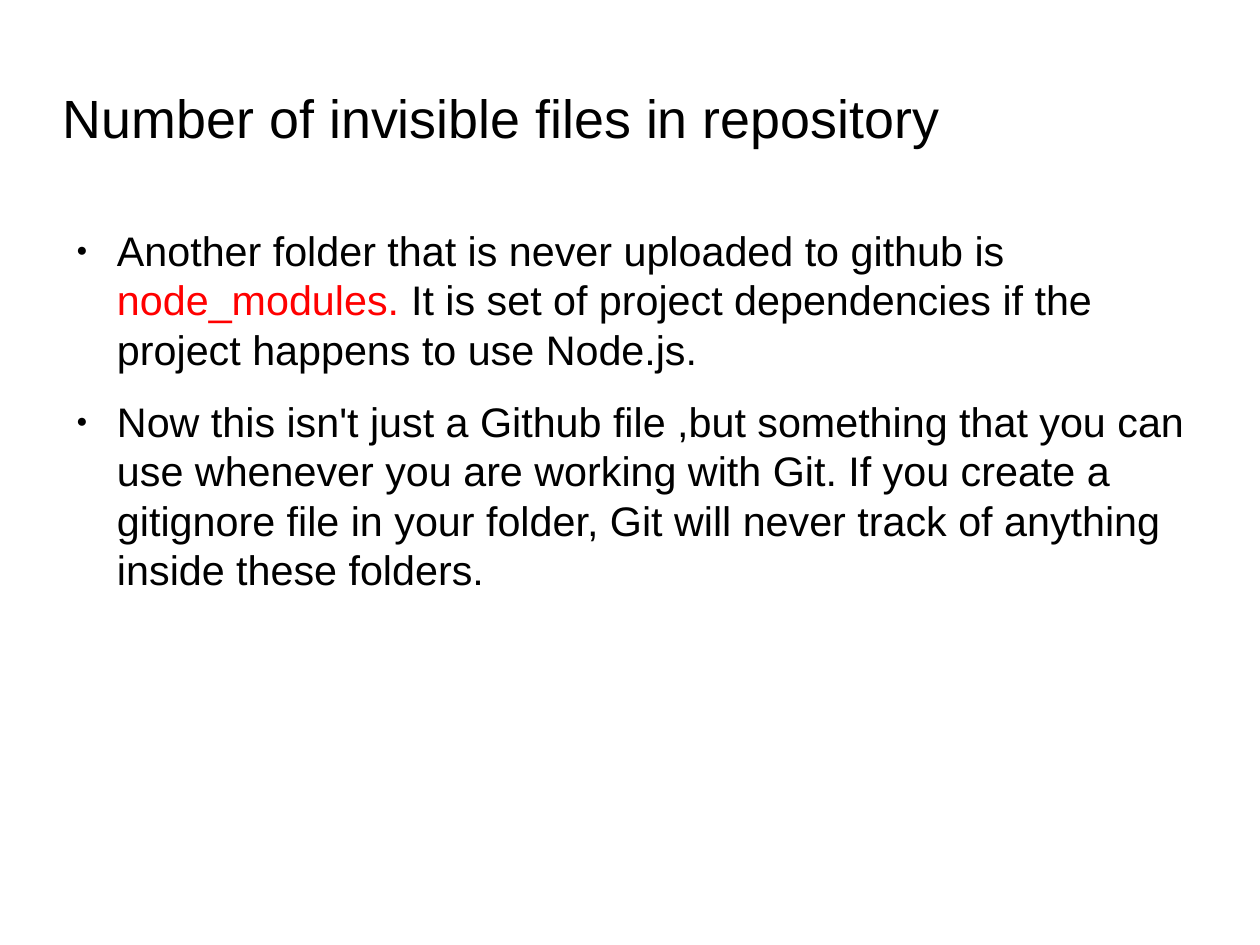
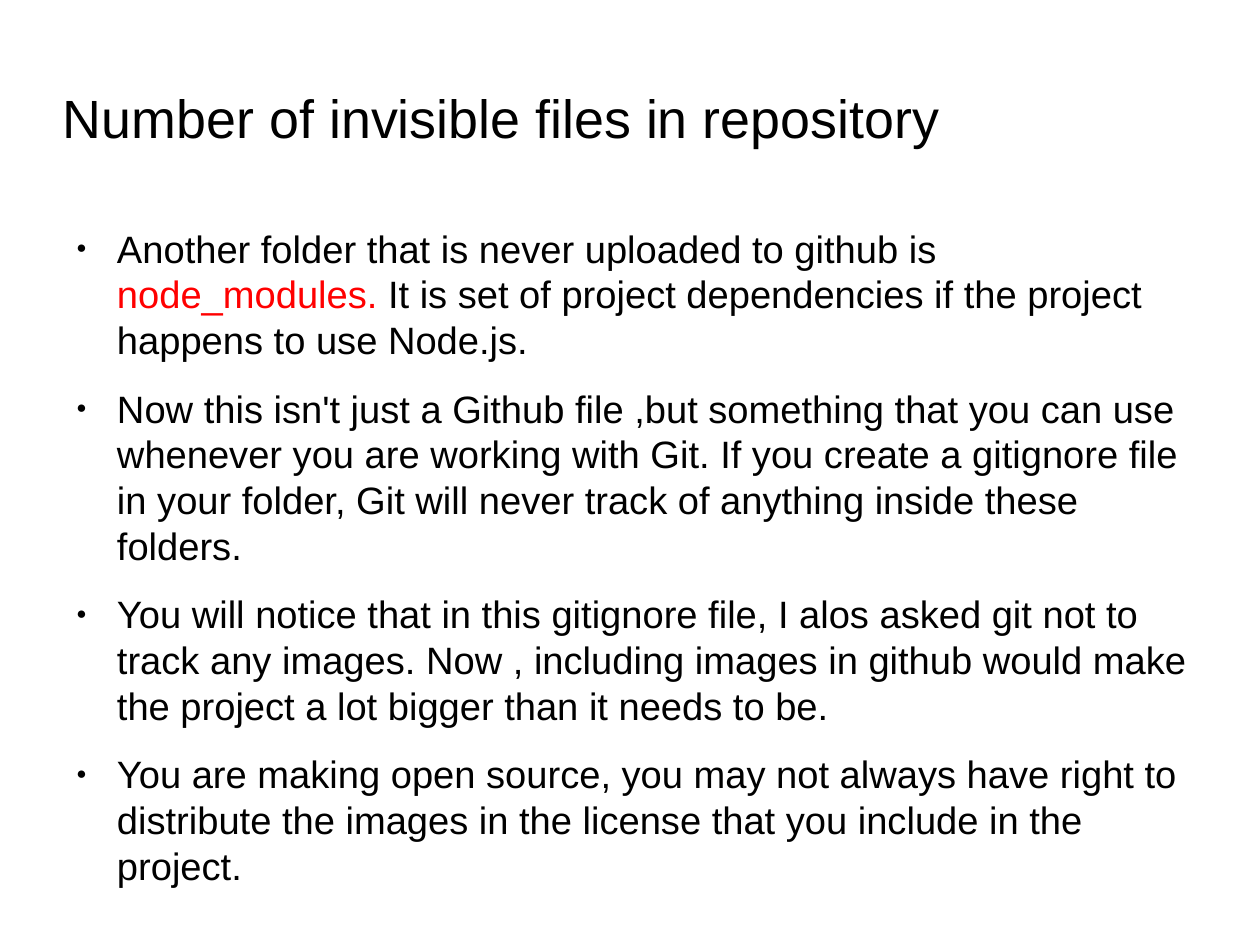
Before and after one commit to anumsh/Learning-Git-and-Github, a slide deck: slide 62 of git_and_GitHub.odp. Drawn at 1260x945 pixels with LibreOffice and Linux fonts; fonts in the diff are those of the drawing; background and template pictures are left out. Boxes give left, top, right and bottom in pixels: in the first picture for what was removed or moved away, otherwise in the second. Text is boxed around its words. In the diff, an @@ line names an element or a change of style, - is before the commit and + after.

```diff
--- a/git_and_GitHub.odp
+++ b/git_and_GitHub.odp
@@ text at box(117, 235, 1178, 561): size 26 to 24.1 pt in "Another folder that is never uploaded to ...", "Now this isn't just a Github file ..." @@
@@ text at box(117, 600, 1186, 888): paragraphs added @@
+● You will notice that in this gitignore file, I alos asked git not to track any images. Now , including images in github would make the project a lot bigger than it needs to be.
+● You are making open source, you may not always have right to distribute the images in the license that you include in the project.
```
Also in this commit, not shown: 10 slides added, 3 other files.
